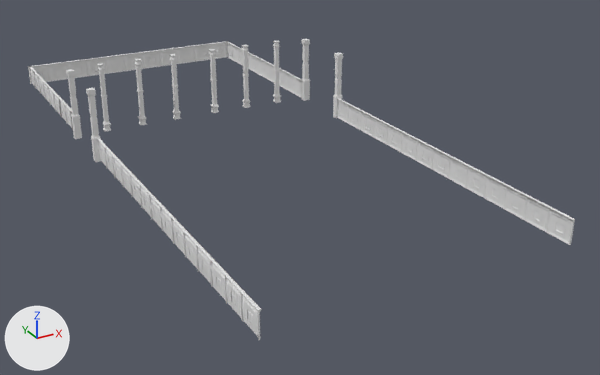
The FBX model Assets/Art/3D Models/Mansion/1_WallWood.fbx: old version first, new version second.
One viewpoint serves both versions: a camera (50 mm lens) standing at (-25.2, -61.0, 23.2) and looking at (3.2, -9.5, -2.6). The lights are fixed; the arrows at lower left show +X, +Y and +Z. Vertices at the same position are counted once.

In view in the first picture: 'Pillar_Hallways', 'Pillar_MainHall', 'Wall_Ornament', 'Wall_Ornament.001', 'Wall_Ornament.002'.
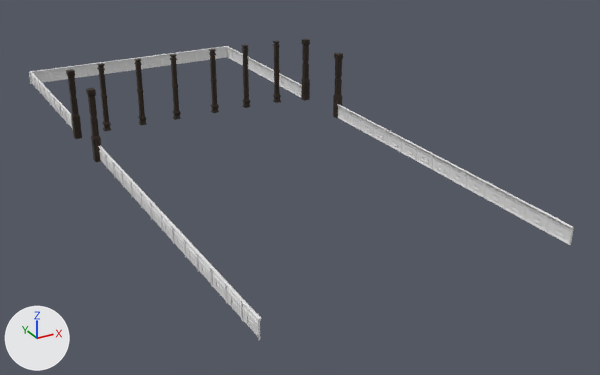
Where the newer file only moved an object's origin or applied its transform, the numbers keep the older frame.

Where the change shows, as pixel boxes (x1, y1, x2, y2) in the pictures (600 x 375 px):
'Wall_Ornament.002', reshaped, turned, rescaled: before (98, 98, 575, 340); after (98, 104, 574, 340)
'Wall_Ornament.001', reshaped, turned, rescaled: before (28, 41, 228, 84); after (29, 46, 227, 84)
'Pillar_MainHall', surface changed: (97, 40, 281, 131) in both
'Pillar_Hallways', surface changed (grey to black): (66, 39, 343, 162) in both
'Wall_Ornament', reshaped, turned, rescaled: before (29, 42, 302, 130); after (30, 46, 302, 130)

The change, as a list of edits to the scene's bpy script:
```text
Add img_hallway_wood_base_color_png:
    img_hallway_wood_base_color_png = load_image('Hallway_Wood_Base_color.png', '../../Texture/Hallway_Wood_Base_color.png', 2048, 2048, 'sRGB')
Change mat_pillars:
    remove mat_pillars.base_color = (0.8, 0.8, 0.8)  # white #e7e7e7
    add mat_pillars.texture = img_hallway_wood_base_color_png
Change me_cube_025:
    used by ob_wall_ornament_002; location = (10.39, -28.94, 0.74)
    remove me_cube_025.from_pydata(...)  # 972 vertices, 960 faces; spans x -20.8..0.0, y -1.0..26.1, z -0.8..1.0
    add me_cube_025.from_pydata(...)  # 972 vertices, 960 faces; spans x -2080.5..3.2, y -75.0..45.5, z -2607.5..100.6
    me_cube_025 part 2: 972 of 972 vertices moved; they spanned x -20.8..0.0, y -1.0..26.1, z -0.8..1.0 and now span x -2080.5..3.2, y -75.0..45.5, z -2607.5..100.6; mean shift (-1028.2, -27.1, -1253.6); largest move (-20.8, 26.1, -0.8) -> (-2080.5, -75.0, -2607.5)
Change me_cube_024:
    used by ob_wall_ornament_001; location = (9.46, 19.81, 0.74)
    remove me_cube_024.from_pydata(...)  # 484 vertices, 418 faces; spans x -19.9..1.0, y -0.2..0.1, z -0.8..1.0
    add me_cube_024.from_pydata(...)  # 484 vertices, 418 faces; spans x -1993.4..100.6, y -75.0..45.5, z -7.4..17.4
    me_cube_024 part 3: 484 of 484 vertices moved; they spanned x -19.9..1.0, y -0.2..0.1, z -0.8..1.0 and now span x -1993.4..100.6, y -75.0..45.5, z -7.4..17.4; mean shift (-937.0, -8.1, 4.2); largest move (-19.9, -0.1, -0.8) -> (-1993.4, -75.0, 7.4)
Change me_cube_017:
    used by ob_wall_ornament; location = (10.39, 3.75, 0.74)
    remove me_cube_017.from_pydata(...)  # 672 vertices, 636 faces; spans x -20.8..0.0, y -1.0..16.1, z -0.8..1.0
    add me_cube_017.from_pydata(...)  # 672 vertices, 636 faces; spans x -2080.5..3.2, y -75.0..45.5, z -1613.9..100.6
    me_cube_017 part 1: 672 of 672 vertices moved; they spanned x -20.8..0.0, y -1.0..16.1, z -0.8..1.0 and now span x -2080.5..3.2, y -75.0..45.5, z -1613.9..100.6; mean shift (-1028.2, -19.7, -728.5); largest move (-20.8, 16.1, -0.8) -> (-2080.5, -75.0, -1613.9)
Change ob_wall_ornament_002:
    ob_wall_ornament_002.rotation_euler: (0.0, 0.0, 0.0) -> (1.571, 0.0, 0.0)  # degrees (0, 0, 0) -> degrees (90, 0, 0)
    ob_wall_ornament_002.scale: (1.0, 1.0, 1.0) -> (0.01, 0.01, 0.01)
Change ob_wall_ornament_001:
    ob_wall_ornament_001.rotation_euler: (0.0, 0.0, 0.0) -> (1.571, 0.0, 0.0)  # degrees (0, 0, 0) -> degrees (90, 0, 0)
    ob_wall_ornament_001.scale: (1.0, 1.0, 1.0) -> (0.01, 0.01, 0.01)
Change ob_wall_ornament:
    ob_wall_ornament.rotation_euler: (0.0, 0.0, 0.0) -> (1.571, 0.0, 0.0)  # degrees (0, 0, 0) -> degrees (90, 0, 0)
    ob_wall_ornament.scale: (1.0, 1.0, 1.0) -> (0.01, 0.01, 0.01)
```
